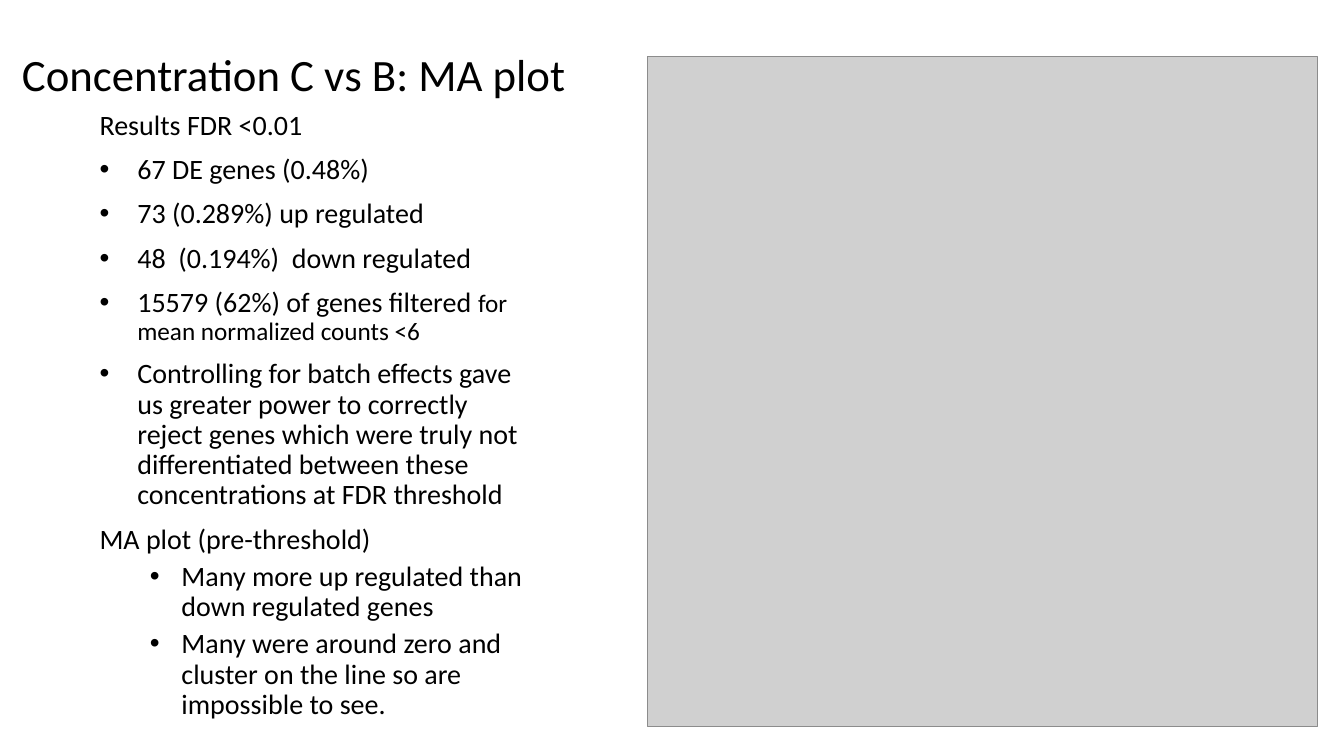
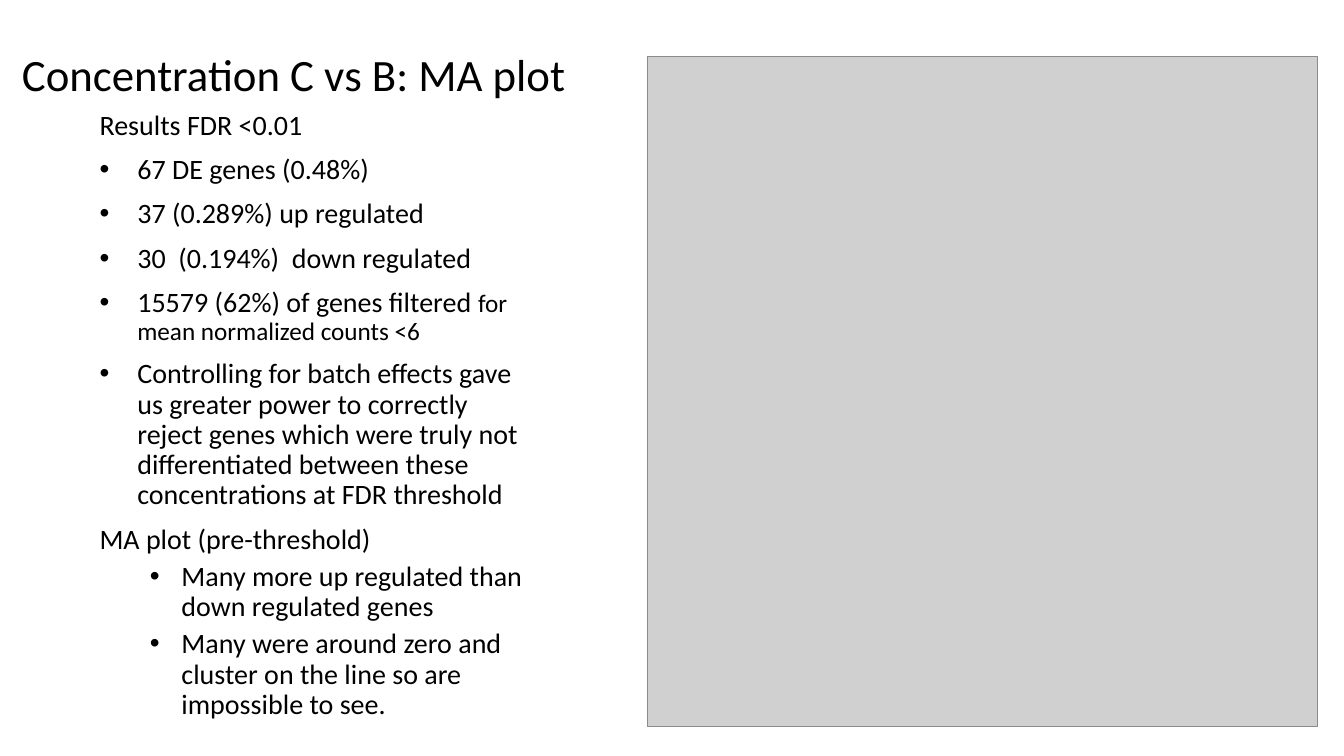
Before and after one commit to EmoryIntegratedComputationalCore/SSU11755, a slide deck: slide 18 of SSU11755_RNAseqsummary_01212020.pptx (slide 20 before the commit). Drawn at 1344x756 pixels with LibreOffice and Linux fonts; fonts in the diff are those of the drawing; grey boxes stand for pictures. Boxes give left, top, right and bottom in pixels: in the first picture for what was removed or moved away, otherwise in the second. Text is boxed around its words. In the diff, an @@ line names an element or a change of style, - is before the commit and + after.

```diff
--- a/SSU11755_RNAseqsummary_01212020.pptx
+++ b/SSU11755_RNAseqsummary_01212020.pptx
@@ text at (137, 202, 471, 273): text changed @@
-• 73 (0.289%) up regulated
-• 48 (0.194%) down regulated
+• 37 (0.289%) up regulated
+• 30 (0.194%) down regulated
```
Also in this commit, not shown: 2 slides removed, 1 other file.
